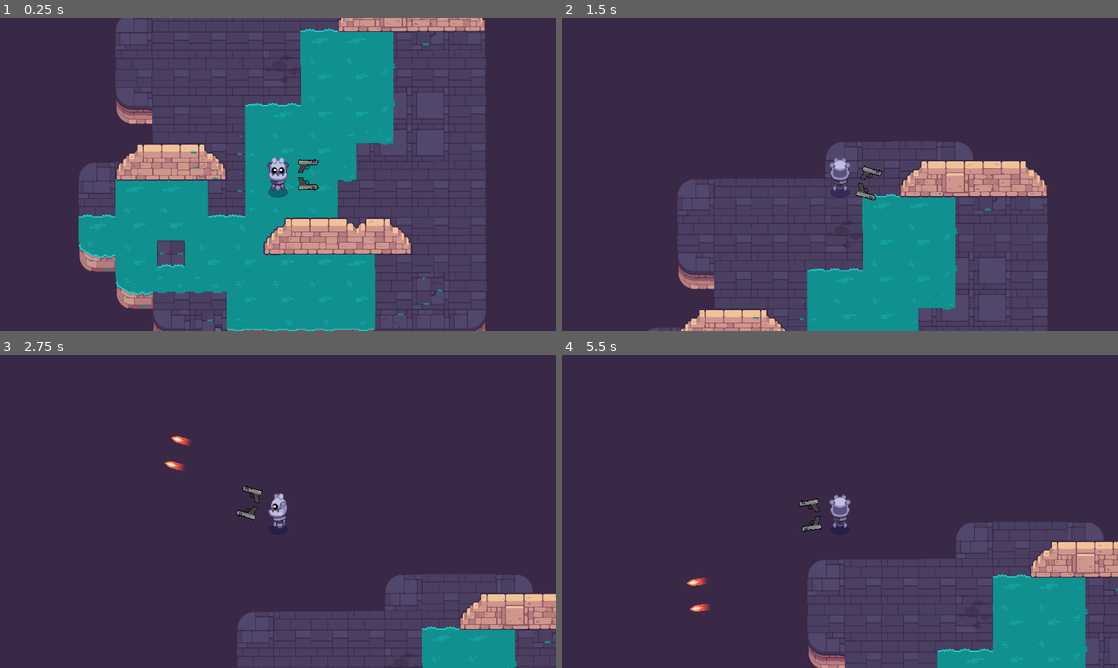
Above: before the commit, frames 1-4 (two rows, left to right).
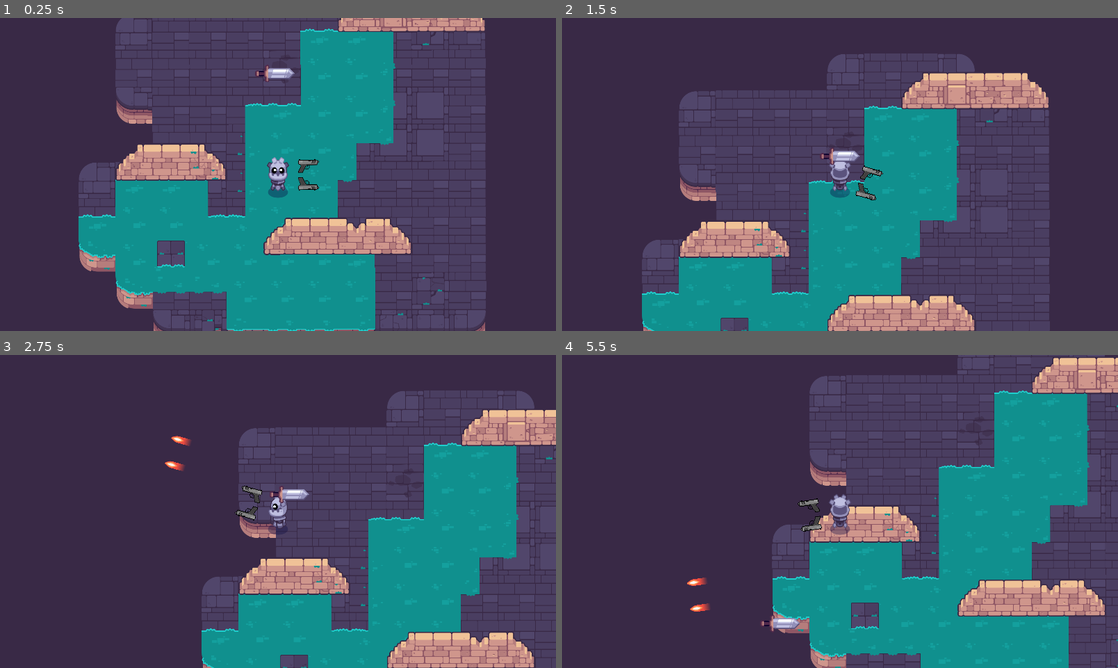
Above: after the commit, the same moments.

Repository: Tonykuang1028/Path-of-sorcerers-game
Game: Godot game, scene res://levels/test_room.tscn
Same seed, same stepped clock (60 frames per second), same inputs: the game is played once before the commit and once after it. The project has no main scene, so this scene is started directly.
Inputs (mouse positions are in pixels of both pictures, inside the frame that each line leads up to):
- Up to frame 1 (0.25 s): no input
- Up to frame 2 (1.5 s): tap Enter at 0.5 s; move the mouse to (812, 237) at 0.52 s; hold W (move_up) from 0.53 s (still down); click (812, 237) at 0.6 s; tap Space at 0.77 s; move the mouse to (1006, 221) at 1.27 s; tap Z at 1.35 s
- Up to frame 3 (2.75 s): tap Space at 1.52 s; move the mouse to (111, 464) at 2.02 s; release W (move_up) at 2.03 s; hold A (move_left) from 2.03 s (still down); click (111, 464) at 2.1 s
- Up to frame 4 (5.5 s): move the mouse to (867, 511) at 2.77 s; tap Z at 2.85, 4.35 s; click (867, 511) at 2.92 s; tap Space at 3.02, 3.77, 4.52 s; move the mouse to (756, 433) at 3.52 s; release A (move_left) at 3.53 s; hold S (move_down) 3.53-4.28 s; click (756, 433) at 3.6 s; move the mouse to (962, 495) at 4.27 s; hold D (move_right) 4.28-5.03 s; move the mouse to (728, 527) at 5.02 s; hold W (move_up) from 5.03 s (still down); click (728, 527) at 5.1 s

The runs differ from the first frame. In frame 1, 0.2% of the frame differs, in the area x 45-53%, y 15-21%; in frame 2, 39%; in frame 3, 42%; in frame 4, 45%, in the area x 35-100%, y 0-100%.

Commit message:
mob collision

Diff:
--- a/M10.twin_stick_workbook/levels/test_room.tscn
+++ b/M10.twin_stick_workbook/levels/test_room.tscn
@@ -1,7 +1,8 @@
-[gd_scene load_steps=3 format=3 uid="uid://up2mlmcdxkkt"]
+[gd_scene load_steps=4 format=3 uid="uid://up2mlmcdxkkt"]
 
 [ext_resource type="PackedScene" uid="uid://cu2rb5dl4ljte" path="res://levels/rooms/room_a.tscn" id="1_8f2dg"]
 [ext_resource type="PackedScene" uid="uid://cnyuaogmirlb3" path="res://player/player.tscn" id="2_xo8xd"]
+[ext_resource type="PackedScene" uid="uid://dwqm3cmsex5f0" path="res://mobs/mob.tscn" id="3_4uhn3"]
 
 [node name="test room" type="Node2D"]
 
@@ -9,3 +10,6 @@
 
 [node name="Player" parent="." instance=ExtResource("2_xo8xd")]
 position = Vector2(690, 682)
+
+[node name="Mob" parent="." instance=ExtResource("3_4uhn3")]
+position = Vector2(680, 334)
--- a/M10.twin_stick_workbook/mobs/mob.gd
+++ b/M10.twin_stick_workbook/mobs/mob.gd
@@ -1,8 +1,8 @@
 class_name Mob extends CharacterBody2D
 
-@export var max_speed: = 250.0
+@export var max_speed: = 500.0
 @export var acceleration: = 700.0
-@onready var _hit_box: Area2D = %HitBox
+@onready var _hit_box: Area2D = $HitBox
 
 var _player: Player = null
 
@@ -27,4 +27,4 @@
 		var desired_velocity := direction * speed
 		velocity = velocity.move_toward(desired_velocity, acceleration * delta)
 
-#move_and_slide()
+	move_and_slide()
--- a/M10.twin_stick_workbook/mobs/mob.tscn
+++ b/M10.twin_stick_workbook/mobs/mob.tscn
@@ -1,7 +1,13 @@
-[gd_scene load_steps=3 format=3 uid="uid://dwqm3cmsex5f0"]
+[gd_scene load_steps=5 format=3 uid="uid://dwqm3cmsex5f0"]
 
 [ext_resource type="Script" path="res://mobs/mob.gd" id="1_s8psm"]
 [ext_resource type="Texture2D" uid="uid://nohjoiah3jgr" path="res://mobs/sword_inactive.png" id="2_b3dia"]
+
+[sub_resource type="CircleShape2D" id="CircleShape2D_3dvdt"]
+radius = 72.4431
+
+[sub_resource type="CircleShape2D" id="CircleShape2D_g147t"]
+radius = 240.0
 
 [node name="mob" type="CharacterBody2D"]
 motion_mode = 1
@@ -10,4 +16,10 @@
 [node name="Sprite2D" type="Sprite2D" parent="."]
 texture = ExtResource("2_b3dia")
 
-[node name="Area2D" type="Area2D" parent="."]
+[node name="CollisionShape2D" type="CollisionShape2D" parent="."]
+shape = SubResource("CircleShape2D_3dvdt")
+
+[node name="HitBox" type="Area2D" parent="."]
+
+[node name="CollisionShape2D" type="CollisionShape2D" parent="HitBox"]
+shape = SubResource("CircleShape2D_g147t")
